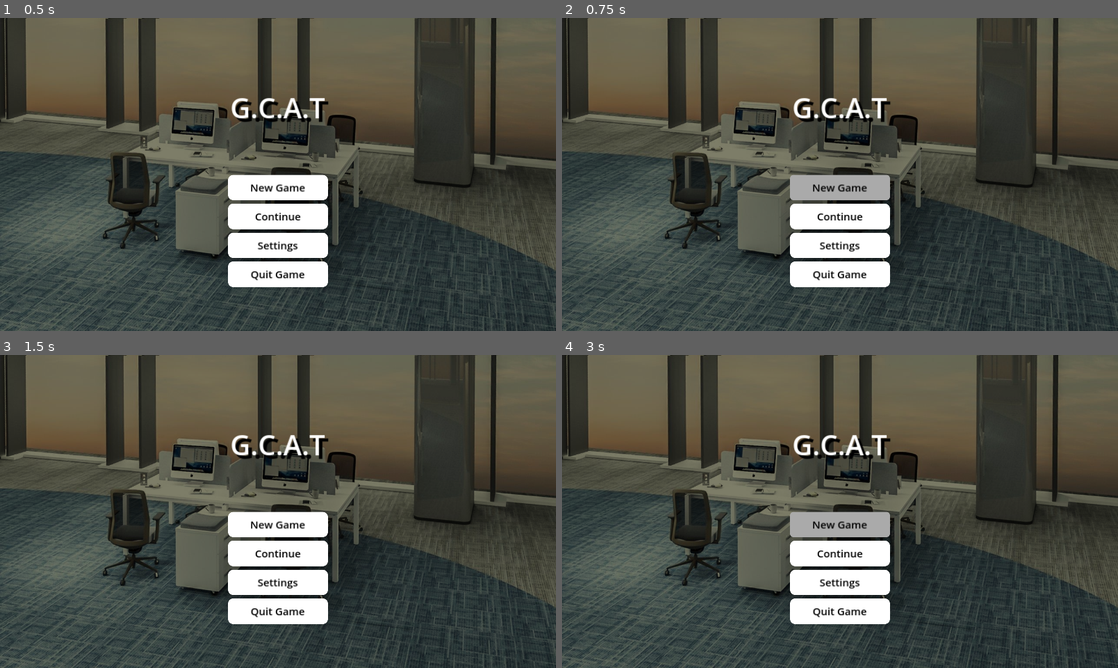
Above: before the commit, frames 1-4 (two rows, left to right).
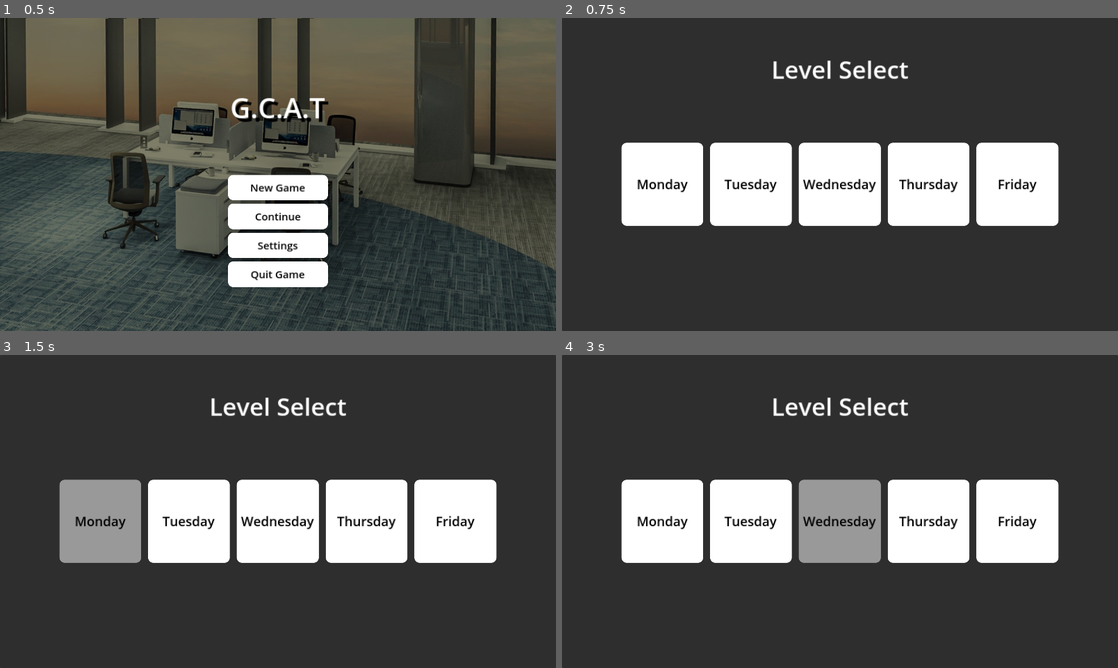
Above: after the commit, the same moments.

Repository: Wong-Kai-Lun/gamified-cybersecurity-awareness-training
Game: Godot game, scene res://main_menu/main_menu.tscn
Two runs of this game, one before a commit and one after it. Both use one fixed random seed, a clock stepped at 60 frames per second and the inputs below. This scene is started directly instead of the project's main scene.
Inputs (mouse positions are in pixels of both pictures, inside the frame that each line leads up to):
- Up to frame 1 (0.5 s): no input
- Up to frame 2 (0.75 s): click "New Game" at 0.5 s
- Up to frame 3 (1.5 s): click (100, 520) at 1.25 s, where only the run after the commit has a clickable "Monday"
- Up to frame 4 (3 s): click (751, 520) at 2 s, where only the run after the commit has a clickable "Tuesday"; click (840, 520) at 2.75 s, where only the run after the commit has a clickable "Wednesday"

Frame 1 is identical in both runs. In frame 2, 64% of the frame differs, in the area x 0-100%, y 0-100%; in frame 3, 63%; in frame 4, 64%.

Commit message:
Create Level Select Screen

Diff:
--- /dev/null
+++ b/godot/level_select/level_select.tscn
@@ -0,0 +1,142 @@
+[gd_scene load_steps=5 format=3 uid="uid://qa8xtdsvt46c"]
+
+[sub_resource type="StyleBoxEmpty" id="StyleBoxEmpty_4yrc4"]
+
+[sub_resource type="StyleBoxFlat" id="StyleBoxFlat_jbno2"]
+corner_radius_top_left = 12
+corner_radius_top_right = 12
+corner_radius_bottom_right = 12
+corner_radius_bottom_left = 12
+
+[sub_resource type="StyleBoxFlat" id="StyleBoxFlat_qe004"]
+bg_color = Color(0.4, 0.4, 0.4, 1)
+corner_radius_top_left = 12
+corner_radius_top_right = 12
+corner_radius_bottom_right = 12
+corner_radius_bottom_left = 12
+
+[sub_resource type="StyleBoxFlat" id="StyleBoxFlat_xujpy"]
+bg_color = Color(1, 1, 1, 1)
+corner_radius_top_left = 12
+corner_radius_top_right = 12
+corner_radius_bottom_right = 12
+corner_radius_bottom_left = 12
+
+[node name="Level Select" type="Control"]
+layout_mode = 3
+anchors_preset = 15
+anchor_right = 1.0
+anchor_bottom = 1.0
+grow_horizontal = 2
+grow_vertical = 2
+
+[node name="Background" type="Panel" parent="."]
+layout_mode = 1
+anchors_preset = 15
+anchor_right = 1.0
+anchor_bottom = 1.0
+grow_horizontal = 2
+grow_vertical = 2
+
+[node name="Label" type="Label" parent="."]
+layout_mode = 1
+anchors_preset = 8
+anchor_left = 0.5
+anchor_top = 0.5
+anchor_right = 0.5
+anchor_bottom = 0.5
+offset_left = -141.0
+offset_top = -276.0
+offset_right = 141.0
+offset_bottom = -207.0
+grow_horizontal = 2
+grow_vertical = 2
+theme_override_font_sizes/font_size = 56
+text = "Level Select"
+
+[node name="LevelButtonContainer" type="HBoxContainer" parent="."]
+custom_minimum_size = Vector2(1000, 184)
+layout_mode = 1
+anchors_preset = 8
+anchor_left = 0.5
+anchor_top = 0.5
+anchor_right = 0.5
+anchor_bottom = 0.5
+offset_left = -503.0
+offset_top = -73.0
+offset_right = 503.0
+offset_bottom = 118.0
+grow_horizontal = 2
+grow_vertical = 2
+theme_override_constants/separation = 16
+alignment = 1
+
+[node name="Monday" type="Button" parent="LevelButtonContainer"]
+layout_mode = 2
+size_flags_horizontal = 3
+theme_override_colors/font_hover_color = Color(0, 0, 0, 1)
+theme_override_colors/font_pressed_color = Color(0, 0, 0, 1)
+theme_override_colors/font_focus_color = Color(0, 0, 0, 1)
+theme_override_colors/font_color = Color(0, 0, 0, 1)
+theme_override_font_sizes/font_size = 30
+theme_override_styles/focus = SubResource("StyleBoxEmpty_4yrc4")
+theme_override_styles/hover = SubResource("StyleBoxFlat_jbno2")
+theme_override_styles/pressed = SubResource("StyleBoxFlat_qe004")
+theme_override_styles/normal = SubResource("StyleBoxFlat_xujpy")
+text = "Monday"
+
+[node name="Tuesday" type="Button" parent="LevelButtonContainer"]
+layout_mode = 2
+size_flags_horizontal = 3
+theme_override_colors/font_hover_color = Color(0, 0, 0, 1)
+theme_override_colors/font_pressed_color = Color(0, 0, 0, 1)
+theme_override_colors/font_focus_color = Color(0, 0, 0, 1)
+theme_override_colors/font_color = Color(0, 0, 0, 1)
+theme_override_font_sizes/font_size = 30
+theme_override_styles/focus = SubResource("StyleBoxEmpty_4yrc4")
+theme_override_styles/hover = SubResource("StyleBoxFlat_jbno2")
+theme_override_styles/pressed = SubResource("StyleBoxFlat_qe004")
+theme_override_styles/normal = SubResource("StyleBoxFlat_xujpy")
+text = "Tuesday"
+
+[node name="Wednesday" type="Button" parent="LevelButtonContainer"]
+layout_mode = 2
+size_flags_horizontal = 3
+theme_override_colors/font_hover_color = Color(0, 0, 0, 1)
+theme_override_colors/font_pressed_color = Color(0, 0, 0, 1)
+theme_override_colors/font_focus_color = Color(0, 0, 0, 1)
+theme_override_colors/font_color = Color(0, 0, 0, 1)
+theme_override_font_sizes/font_size = 30
+theme_override_styles/focus = SubResource("StyleBoxEmpty_4yrc4")
+theme_override_styles/hover = SubResource("StyleBoxFlat_jbno2")
+theme_override_styles/pressed = SubResource("StyleBoxFlat_qe004")
+theme_override_styles/normal = SubResource("StyleBoxFlat_xujpy")
+text = "Wednesday"
+
+[node name="Thursday" type="Button" parent="LevelButtonContainer"]
+layout_mode = 2
+size_flags_horizontal = 3
+theme_override_colors/font_hover_color = Color(0, 0, 0, 1)
+theme_override_colors/font_pressed_color = Color(0, 0, 0, 1)
+theme_override_colors/font_focus_color = Color(0, 0, 0, 1)
+theme_override_colors/font_color = Color(0, 0, 0, 1)
+theme_override_font_sizes/font_size = 30
+theme_override_styles/focus = SubResource("StyleBoxEmpty_4yrc4")
+theme_override_styles/hover = SubResource("StyleBoxFlat_jbno2")
+theme_override_styles/pressed = SubResource("StyleBoxFlat_qe004")
+theme_override_styles/normal = SubResource("StyleBoxFlat_xujpy")
+text = "Thursday"
+
+[node name="Friday" type="Button" parent="LevelButtonContainer"]
+layout_mode = 2
+size_flags_horizontal = 3
+theme_override_colors/font_hover_color = Color(0, 0, 0, 1)
+theme_override_colors/font_pressed_color = Color(0, 0, 0, 1)
+theme_override_colors/font_focus_color = Color(0, 0, 0, 1)
+theme_override_colors/font_color = Color(0, 0, 0, 1)
+theme_override_font_sizes/font_size = 30
+theme_override_styles/focus = SubResource("StyleBoxEmpty_4yrc4")
+theme_override_styles/hover = SubResource("StyleBoxFlat_jbno2")
+theme_override_styles/pressed = SubResource("StyleBoxFlat_qe004")
+theme_override_styles/normal = SubResource("StyleBoxFlat_xujpy")
+text = "Friday"
--- a/godot/main_menu/main_menu.gd
+++ b/godot/main_menu/main_menu.gd
@@ -13,6 +13,7 @@
 
 func _on_new_game_pressed() -> void:
 	print("New Game Button pressed.")
+	get_tree().change_scene_to_file("res://level_select/level_select.tscn")
 
 
 func _on_continue_pressed() -> void:
